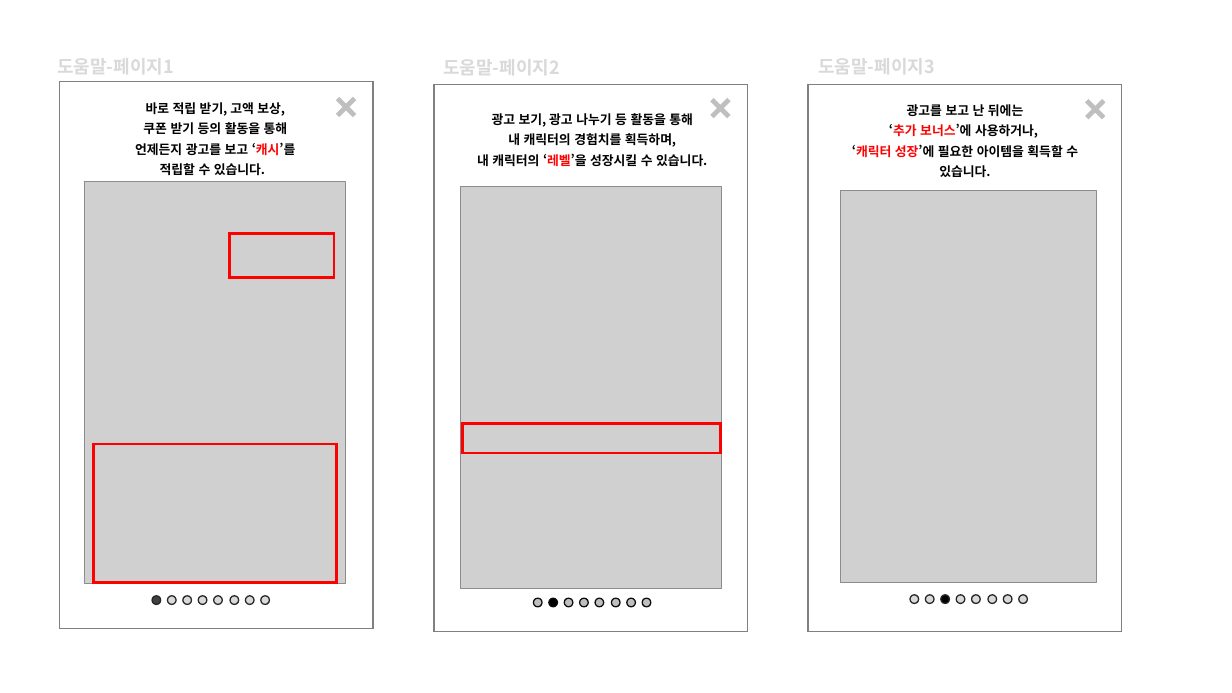
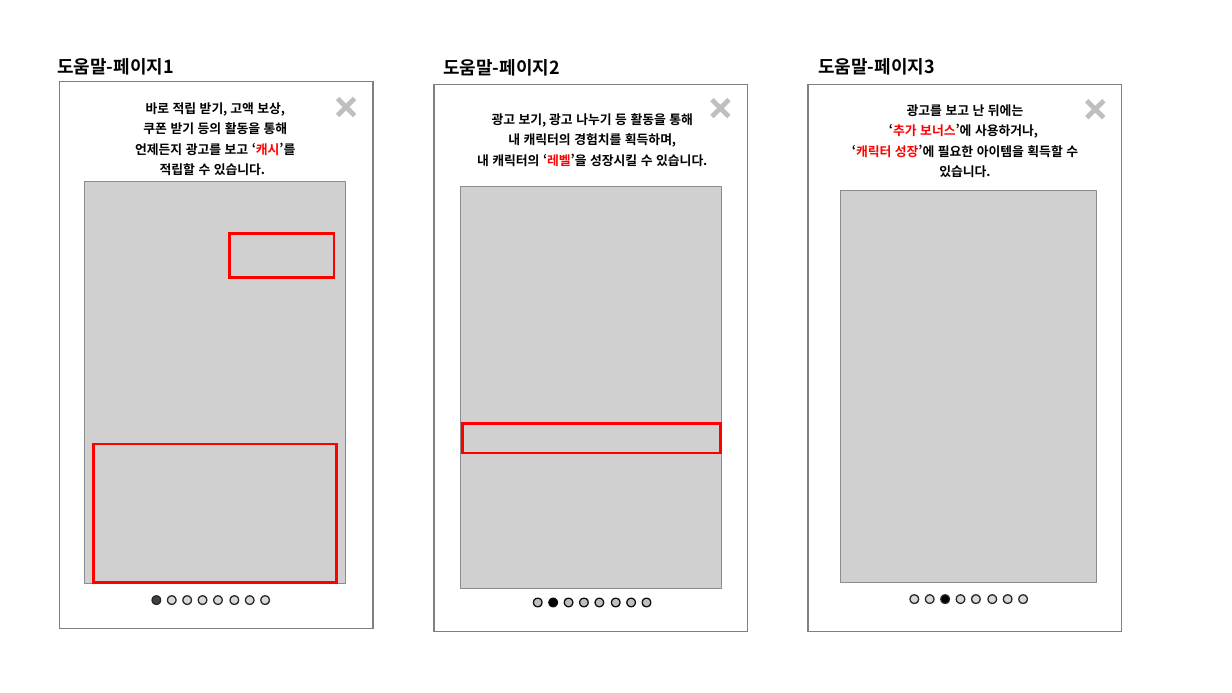
Before and after one commit to nnnyyy/damoney, a slide deck: slide 39 of documents/다머니_UI_v1.9.pptx (slide 2 before the commit). Drawn at 1232x693 pixels with LibreOffice and Linux fonts; fonts in the diff are those of the drawing; grey boxes stand for pictures. Boxes give left, top, right and bottom in pixels: in the first picture for what was removed or moved away, otherwise in the second. Text is boxed around its words. In the diff, an @@ line names an element or a change of style, - is before the commit and + after.

```diff
--- a/documents/다머니_UI_v1.9.pptx
+++ b/documents/다머니_UI_v1.9.pptx
@@ text colour #D9D9D9 to #000000 in 3 elements at <box>57,58,174,75</box>, <box>443,59,560,76</box>, <box>818,58,935,75</box> @@
```
Also in this commit, not shown: 2 other slides changed, 37 slides added.
